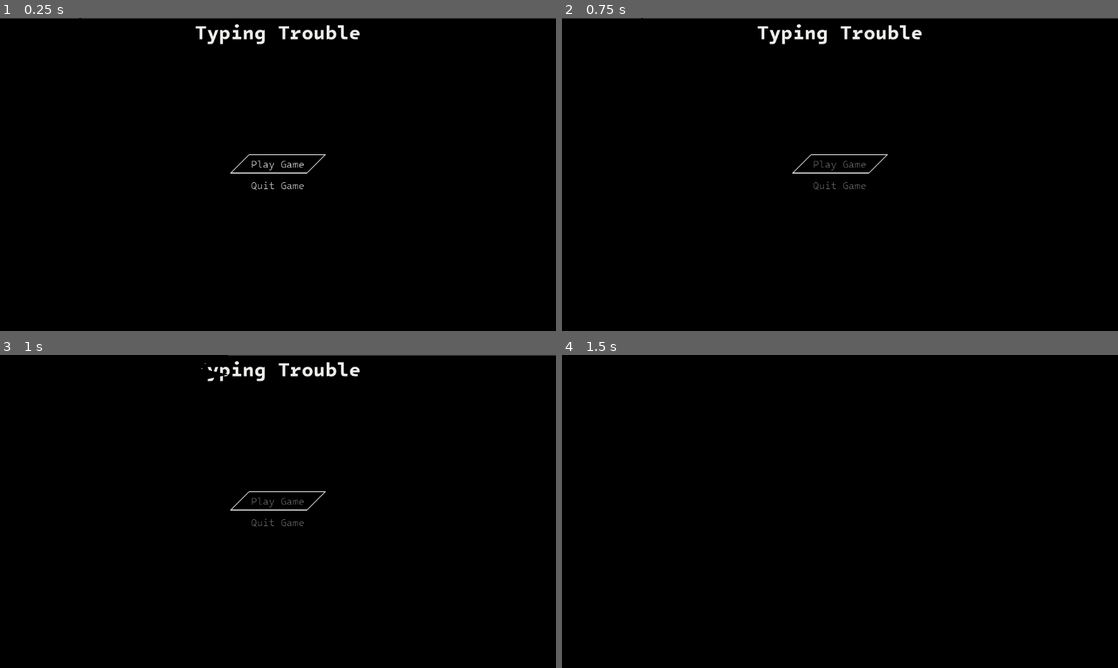
Above: before the commit, frames 1-4 (two rows, left to right).
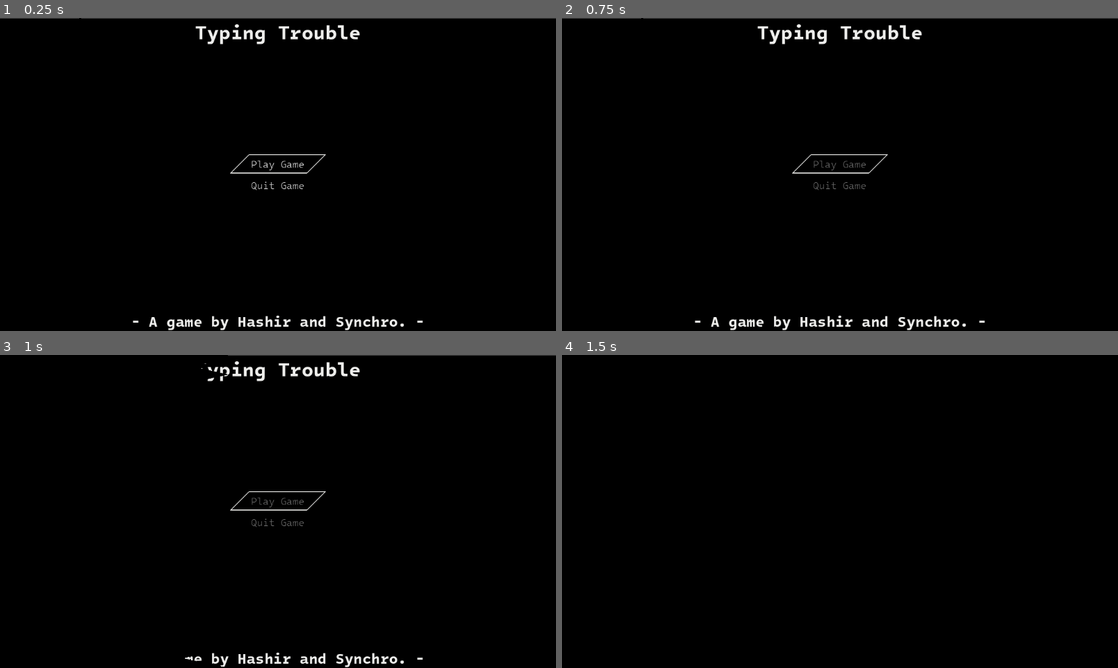
Above: after the commit, the same moments.

Repository: MHashirShahzad/jamspace
Game: Godot game, scene res://scenes/main_menu.tscn
Same seed, same stepped clock (60 frames per second), same inputs: the game is played once before the commit and once after it.
Inputs (mouse positions are in pixels of both pictures, inside the frame that each line leads up to):
- Up to frame 1 (0.25 s): no input
- Up to frame 2 (0.75 s): click "Play Game" at 0.5 s
- Up to frame 3 (1 s): no input
- Up to frame 4 (1.5 s): tap Enter at 1.25 s; move the mouse to (962, 495) at 1.27 s

The runs differ from the first frame. In frame 1, 0.7% of the frame differs, in the area x 23-77%, y 95-100%; in frame 2, 0.7%; in frame 3, 0.5%; in frame 4, nothing differs.

Commit message:
fixed more bugs and end screen

Diff:
--- /dev/null
+++ b/scenes/game_end.tscn
@@ -0,0 +1,106 @@
+[gd_scene load_steps=9 format=3 uid="uid://c4ecp746y2win"]
+
+[ext_resource type="Script" uid="uid://bphjyiyf5nwvs" path="res://scripts/level.gd" id="1_c6nph"]
+[ext_resource type="PackedScene" uid="uid://rpef728qpqsc" path="res://scenes/main_menu.tscn" id="2_kcjj8"]
+[ext_resource type="FontFile" uid="uid://dbvcgmru2g6gf" path="res://assets/IntelOneMono/IntoneMonoNerdFontMono-Italic.ttf" id="3_kcjj8"]
+[ext_resource type="FontFile" uid="uid://bl1sweq6bsv1t" path="res://assets/IntelOneMono/IntoneMonoNerdFont-Bold.ttf" id="4_344vo"]
+[ext_resource type="Script" uid="uid://bcfuni3q1aa3s" path="res://scripts/input_taker.gd" id="4_nmcfy"]
+[ext_resource type="PackedScene" uid="uid://gwkie24n1xx6" path="res://scenes/input_label.tscn" id="5_3a5v0"]
+[ext_resource type="FontFile" uid="uid://j2sfcah136t0" path="res://assets/IntelOneMono/IntoneMonoNerdFontPropo-Medium.ttf" id="5_kcjj8"]
+[ext_resource type="Theme" uid="uid://0lgksmbcjdfr" path="res://default_theme.tres" id="6_2hgqa"]
+
+[node name="GameEnd" type="Node2D"]
+script = ExtResource("1_c6nph")
+next_level = ExtResource("2_kcjj8")
+is_last_level = true
+
+[node name="CanvasLayer" type="CanvasLayer" parent="."]
+layer = -1
+
+[node name="BG" type="ColorRect" parent="CanvasLayer"]
+anchors_preset = 15
+anchor_right = 1.0
+anchor_bottom = 1.0
+grow_horizontal = 2
+grow_vertical = 2
+color = Color(0, 0, 0, 1)
+
+[node name="VBoxContainer" type="VBoxContainer" parent="CanvasLayer"]
+anchors_preset = 5
+anchor_left = 0.5
+anchor_right = 0.5
+offset_left = -20.0
+offset_right = 20.0
+offset_bottom = 40.0
+grow_horizontal = 2
+
+[node name="Label2" type="Label" parent="CanvasLayer/VBoxContainer"]
+layout_mode = 2
+theme_override_fonts/font = ExtResource("4_344vo")
+theme_override_font_sizes/font_size = 30
+text = "- Congratulations. -"
+
+[node name="Label" type="Label" parent="CanvasLayer/VBoxContainer"]
+layout_mode = 2
+theme_override_fonts/font = ExtResource("3_kcjj8")
+theme_override_font_sizes/font_size = 15
+text = "You  have completed the game in time:"
+horizontal_alignment = 1
+
+[node name="TimerLabel" type="Label" parent="CanvasLayer/VBoxContainer"]
+layout_mode = 2
+theme_override_fonts/font = ExtResource("5_kcjj8")
+theme_override_font_sizes/font_size = 40
+text = "00:00.0"
+horizontal_alignment = 1
+
+[node name="InputTaker" type="Node2D" parent="."]
+script = ExtResource("4_nmcfy")
+perma_mistake = false
+metadata/_custom_type_script = "uid://bcfuni3q1aa3s"
+
+[node name="InputLabelContainer" type="Node2D" parent="."]
+position = Vector2(-168, -3)
+
+[node name="InputLabel" parent="InputLabelContainer" instance=ExtResource("5_3a5v0")]
+position = Vector2(440, 442)
+
+[node name="RichTextLabel" parent="InputLabelContainer/InputLabel" index="0"]
+offset_left = -117.5
+offset_top = -42.0
+offset_right = 117.5
+offset_bottom = 42.0
+theme = ExtResource("6_2hgqa")
+theme_override_font_sizes/normal_font_size = 60
+text = "Back"
+
+[node name="InputLabel2" parent="InputLabelContainer" instance=ExtResource("5_3a5v0")]
+position = Vector2(716, 442)
+
+[node name="RichTextLabel" parent="InputLabelContainer/InputLabel2" index="0"]
+offset_left = -117.5
+offset_top = -42.0
+offset_right = 117.5
+offset_bottom = 42.0
+theme = ExtResource("6_2hgqa")
+theme_override_font_sizes/normal_font_size = 60
+text = "to"
+
+[node name="InputLabel3" parent="InputLabelContainer" instance=ExtResource("5_3a5v0")]
+position = Vector2(1017, 436)
+
+[node name="RichTextLabel" parent="InputLabelContainer/InputLabel3" index="0"]
+offset_left = -163.0
+offset_top = -42.0
+offset_right = 163.0
+offset_bottom = 42.0
+theme = ExtResource("6_2hgqa")
+theme_override_font_sizes/normal_font_size = 60
+text = "Mainmenu"
+
+[node name="Camera2D" type="Camera2D" parent="."]
+position = Vector2(576, 322)
+
+[editable path="InputLabelContainer/InputLabel"]
+[editable path="InputLabelContainer/InputLabel2"]
+[editable path="InputLabelContainer/InputLabel3"]
--- a/scenes/level1.tscn
+++ b/scenes/level1.tscn
@@ -32,8 +32,10 @@
 position = Vector2(529, 18)
 
 [node name="RichTextLabel" parent="InputLabelContainer/InputLabel" index="0"]
-offset_right = 133.5
-offset_bottom = 32.5
+offset_left = -93.5
+offset_top = -28.0
+offset_right = 93.5
+offset_bottom = 28.0
 theme_override_fonts/normal_font = ExtResource("4_dwgg1")
 theme_override_font_sizes/normal_font_size = 40
 text = "Banana"
@@ -54,20 +56,16 @@
 position = Vector2(796, 216)
 
 [node name="RichTextLabel" parent="InputLabelContainer/InputLabel4" index="0"]
-offset_left = -53.0
-offset_top = -23.0
-offset_right = 76.0
-offset_bottom = 24.0
+offset_left = -64.5
+offset_right = 64.5
 text = "nutritional"
 
 [node name="InputLabel5" parent="InputLabelContainer" instance=ExtResource("3_ru4tf")]
 position = Vector2(955, 167)
 
 [node name="RichTextLabel" parent="InputLabelContainer/InputLabel5" index="0"]
-offset_left = -53.0
-offset_top = -23.0
-offset_right = 76.0
-offset_bottom = 24.0
+offset_left = -64.5
+offset_right = 64.5
 text = "fruit"
 
 [node name="Camera2D" type="Camera2D" parent="."]
--- a/scenes/level2.tscn
+++ b/scenes/level2.tscn
@@ -29,23 +29,25 @@
 [node name="InputLabelContainer" type="Node2D" parent="."]
 
 [node name="InputLabel" parent="InputLabelContainer" instance=ExtResource("3_yqkch")]
-position = Vector2(388, 22)
+position = Vector2(450, 41)
 
 [node name="RichTextLabel" parent="InputLabelContainer/InputLabel" index="0"]
-offset_right = 133.5
-offset_bottom = 32.5
+offset_left = -93.5
+offset_top = -28.0
+offset_right = 93.5
+offset_bottom = 28.0
 theme_override_fonts/normal_font = ExtResource("4_6ep0u")
 theme_override_font_sizes/normal_font_size = 40
 text = "Money"
 
 [node name="InputLabel6" parent="InputLabelContainer" instance=ExtResource("3_yqkch")]
-position = Vector2(617, 21)
+position = Vector2(688, 43)
 
 [node name="RichTextLabel" parent="InputLabelContainer/InputLabel6" index="0"]
-offset_left = -53.0
-offset_top = -23.0
-offset_right = 213.0
-offset_bottom = 33.0
+offset_left = -133.0
+offset_top = -28.0
+offset_right = 133.0
+offset_bottom = 28.0
 theme_override_fonts/normal_font = ExtResource("4_6ep0u")
 theme_override_font_sizes/normal_font_size = 40
 text = "Laundering"
@@ -66,40 +68,32 @@
 position = Vector2(796, 216)
 
 [node name="RichTextLabel" parent="InputLabelContainer/InputLabel4" index="0"]
-offset_left = -53.0
-offset_top = -23.0
-offset_right = 76.0
-offset_bottom = 24.0
+offset_left = -64.5
+offset_right = 64.5
 text = "money"
 
 [node name="InputLabel5" parent="InputLabelContainer" instance=ExtResource("3_yqkch")]
 position = Vector2(955, 167)
 
 [node name="RichTextLabel" parent="InputLabelContainer/InputLabel5" index="0"]
-offset_left = -53.0
-offset_top = -23.0
-offset_right = 76.0
-offset_bottom = 24.0
+offset_left = -64.5
+offset_right = 64.5
 text = "in"
 
 [node name="InputLabel7" parent="InputLabelContainer" instance=ExtResource("3_yqkch")]
 position = Vector2(1055, 254)
 
 [node name="RichTextLabel" parent="InputLabelContainer/InputLabel7" index="0"]
-offset_left = -53.0
-offset_top = -23.0
-offset_right = 76.0
-offset_bottom = 24.0
+offset_left = -64.5
+offset_right = 64.5
 text = "a"
 
 [node name="InputLabel8" parent="InputLabelContainer" instance=ExtResource("3_yqkch")]
 position = Vector2(643, 421)
 
 [node name="RichTextLabel" parent="InputLabelContainer/InputLabel8" index="0"]
-offset_left = -53.0
-offset_top = -23.0
-offset_right = 104.0
-offset_bottom = 24.0
+offset_left = -78.5
+offset_right = 78.5
 text = "washingmachine"
 
 [node name="Camera2D" type="Camera2D" parent="."]
--- a/scenes/level3.tscn
+++ b/scenes/level3.tscn
@@ -1,6 +1,7 @@
-[gd_scene load_steps=6 format=3 uid="uid://bckhfracx8x1s"]
+[gd_scene load_steps=7 format=3 uid="uid://bckhfracx8x1s"]
 
 [ext_resource type="Script" uid="uid://bphjyiyf5nwvs" path="res://scripts/level.gd" id="1_jyq2n"]
+[ext_resource type="PackedScene" uid="uid://c4ecp746y2win" path="res://scenes/game_end.tscn" id="2_6lxtr"]
 [ext_resource type="Script" uid="uid://bcfuni3q1aa3s" path="res://scripts/input_taker.gd" id="2_7uttt"]
 [ext_resource type="PackedScene" uid="uid://gwkie24n1xx6" path="res://scenes/input_label.tscn" id="3_6lxtr"]
 [ext_resource type="FontFile" uid="uid://doe17vpa6qwug" path="res://assets/IntelOneMono/IntoneMonoNerdFontPropo-Bold.ttf" id="4_b72m1"]
@@ -8,6 +9,7 @@
 
 [node name="Leve2" type="Node2D"]
 script = ExtResource("1_jyq2n")
+next_level = ExtResource("2_6lxtr")
 metadata/_custom_type_script = "uid://bphjyiyf5nwvs"
 
 [node name="CanvasLayer" type="CanvasLayer" parent="."]
@@ -28,11 +30,13 @@
 [node name="InputLabelContainer" type="Node2D" parent="."]
 
 [node name="InputLabel" parent="InputLabelContainer" instance=ExtResource("3_6lxtr")]
-position = Vector2(87, 34)
+position = Vector2(117, 45)
 
 [node name="RichTextLabel" parent="InputLabelContainer/InputLabel" index="0"]
-offset_right = 133.5
-offset_bottom = 32.5
+offset_left = -93.5
+offset_top = -28.0
+offset_right = 93.5
+offset_bottom = 28.0
 theme_override_fonts/normal_font = ExtResource("4_b72m1")
 theme_override_font_sizes/normal_font_size = 40
 text = "Gather"
@@ -41,8 +45,10 @@
 position = Vector2(245, 100)
 
 [node name="RichTextLabel" parent="InputLabelContainer/InputLabel2" index="0"]
-offset_right = 133.5
-offset_bottom = 32.5
+offset_left = -93.5
+offset_top = -28.0
+offset_right = 93.5
+offset_bottom = 28.0
 theme_override_fonts/normal_font = ExtResource("5_7uttt")
 theme_override_font_sizes/normal_font_size = 20
 text = "all"
@@ -51,8 +57,10 @@
 position = Vector2(418, 165)
 
 [node name="RichTextLabel" parent="InputLabelContainer/InputLabel3" index="0"]
-offset_right = 133.5
-offset_bottom = 32.5
+offset_left = -93.5
+offset_top = -28.0
+offset_right = 93.5
+offset_bottom = 28.0
 theme_override_fonts/normal_font = ExtResource("5_7uttt")
 theme_override_font_sizes/normal_font_size = 20
 text = "monkeys"
@@ -61,8 +69,10 @@
 position = Vector2(618, 195)
 
 [node name="RichTextLabel" parent="InputLabelContainer/InputLabel4" index="0"]
-offset_right = 133.5
-offset_bottom = 32.5
+offset_left = -93.5
+offset_top = -28.0
+offset_right = 93.5
+offset_bottom = 28.0
 theme_override_fonts/normal_font = ExtResource("5_7uttt")
 theme_override_font_sizes/normal_font_size = 20
 text = "and"
@@ -71,8 +81,10 @@
 position = Vector2(832, 205)
 
 [node name="RichTextLabel" parent="InputLabelContainer/InputLabel5" index="0"]
-offset_right = 133.5
-offset_bottom = 32.5
+offset_left = -93.5
+offset_top = -28.0
+offset_right = 93.5
+offset_bottom = 28.0
 theme_override_fonts/normal_font = ExtResource("5_7uttt")
 theme_override_font_sizes/normal_font_size = 20
 text = "speak"
@@ -81,8 +93,10 @@
 position = Vector2(1008, 205)
 
 [node name="RichTextLabel" parent="InputLabelContainer/InputLabel6" index="0"]
-offset_right = 133.5
-offset_bottom = 32.5
+offset_left = -93.5
+offset_top = -28.0
+offset_right = 93.5
+offset_bottom = 28.0
 theme_override_fonts/normal_font = ExtResource("5_7uttt")
 theme_override_font_sizes/normal_font_size = 20
 text = "for"
@@ -91,8 +105,10 @@
 position = Vector2(329, 433)
 
 [node name="RichTextLabel" parent="InputLabelContainer/InputLabel7" index="0"]
-offset_right = 133.5
-offset_bottom = 32.5
+offset_left = -93.5
+offset_top = -28.0
+offset_right = 93.5
+offset_bottom = 28.0
 theme_override_fonts/normal_font = ExtResource("4_b72m1")
 theme_override_font_sizes/normal_font_size = 40
 text = "your"
@@ -101,8 +117,10 @@
 position = Vector2(722, 417)
 
 [node name="RichTextLabel" parent="InputLabelContainer/InputLabel8" index="0"]
-offset_right = 133.5
-offset_bottom = 32.5
+offset_left = -93.5
+offset_top = -32.0
+offset_right = 93.5
+offset_bottom = 32.0
 theme_override_font_sizes/normal_font_size = 45
 text = "RIGHTS"
 
--- a/scenes/main_menu.tscn
+++ b/scenes/main_menu.tscn
@@ -36,6 +36,21 @@
 theme_override_font_sizes/font_size = 40
 text = "Typing Trouble"
 
+[node name="Label2" type="Label" parent="CanvasLayer"]
+anchors_preset = 7
+anchor_left = 0.5
+anchor_top = 1.0
+anchor_right = 0.5
+anchor_bottom = 1.0
+offset_left = -304.0
+offset_top = -42.0
+offset_right = 304.0
+grow_horizontal = 2
+grow_vertical = 0
+theme_override_fonts/font = ExtResource("2_ekxnf")
+theme_override_font_sizes/font_size = 30
+text = "- A game by Hashir and Synchro. -"
+
 [node name="VBoxContainer" type="VBoxContainer" parent="CanvasLayer"]
 anchors_preset = 8
 anchor_left = 0.5
--- a/scripts/input_label.gd
+++ b/scripts/input_label.gd
@@ -1,3 +1,5 @@
+@tool
+
 extends Node2D
 class_name InputLabel
 
@@ -10,11 +12,14 @@
 
 signal label_destroyed
 
+func _process(delta):
+	if Engine.is_editor_hint():
+		prompt.position = - prompt.size / 2 # makes it scale better
 
 func _ready() -> void:
 	prompt.text = prompt.text.strip_edges(true,true) # Strip spaces from left and right
-
-	prompt.position = Vector2(-53.5, -23.5) # makes it scale better
+	prompt.position = - prompt.size / 2 # makes it scale better
+	print("SIZE: %s, Position: %s" % [prompt.size, prompt.position])
 
 func set_next_character(next_character_index : int):
 	var blue_text : String = enclose_string_in_bbcode(blue, prompt.text.substr(0, next_character_index))
@@ -54,8 +59,8 @@
 	has_been_typed = true
 	var tween := get_tree().create_tween()
 	tween.set_parallel(true)
-	tween.tween_property(self, "scale", Vector2(0.2, 0.2), .4)
-	tween.tween_property(self, "modulate", Color(1.0, 1.0, 1.0, 0.0), .4)
+	tween.tween_property(self, "scale", Vector2(0.2, 0.2), .3)
+	tween.tween_property(self, "modulate", Color(1.0, 1.0, 1.0, 0.0), .3)
 	tween.set_ease(Tween.EASE_IN_OUT)
 
 	await tween.finished
--- a/scripts/input_taker.gd
+++ b/scripts/input_taker.gd
@@ -1,3 +1,4 @@
+
 extends Node2D
 class_name InputTaker
 
@@ -10,6 +11,7 @@
 func _ready() -> void:
 	call_deferred("pick_new_active_label")
 	Global.timer_stopped = false
+
 
 func pick_new_active_label() -> void:
 	var input_label = $"../InputLabelContainer".get_child(0) # First child
--- a/scripts/level.gd
+++ b/scripts/level.gd
@@ -2,3 +2,16 @@
 class_name Level2D
 
 @export var next_level : PackedScene
+
+@export var is_last_level : bool = false
+
+func _ready() -> void:
+	if !is_last_level:
+		return
+
+	Global.set_deferred("timer_stopped", true)
+
+	if ! $CanvasLayer/VBoxContainer/TimerLabel:
+		return
+
+	$CanvasLayer/VBoxContainer/TimerLabel.text = Global.time_label.text
